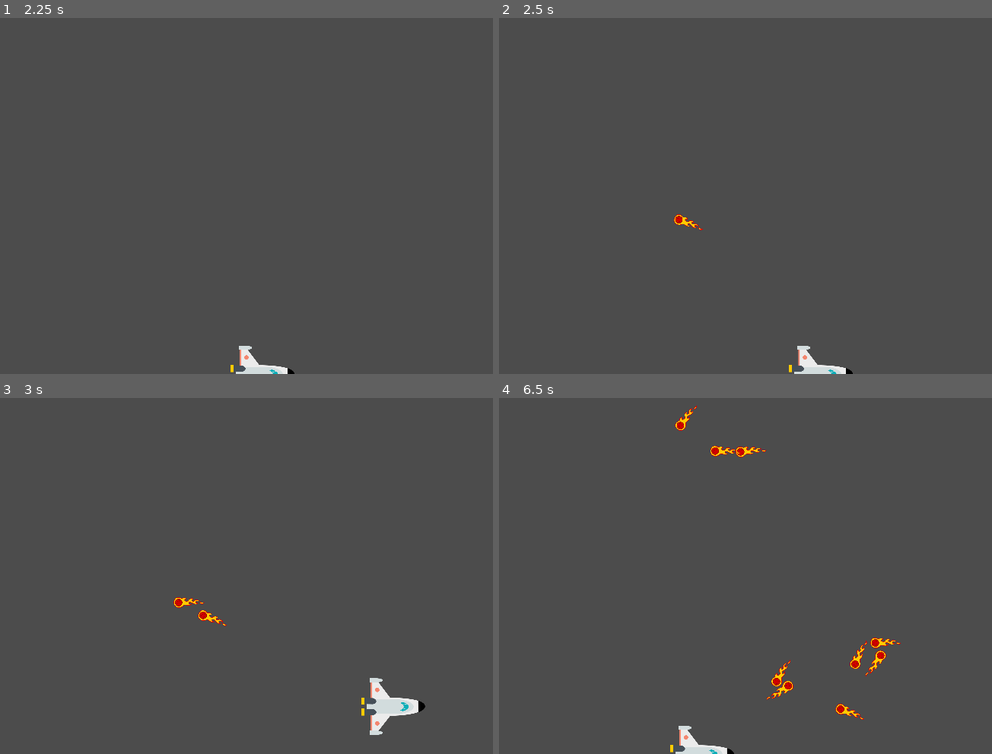
Above: before the commit, frames 1-4 (two rows, left to right).
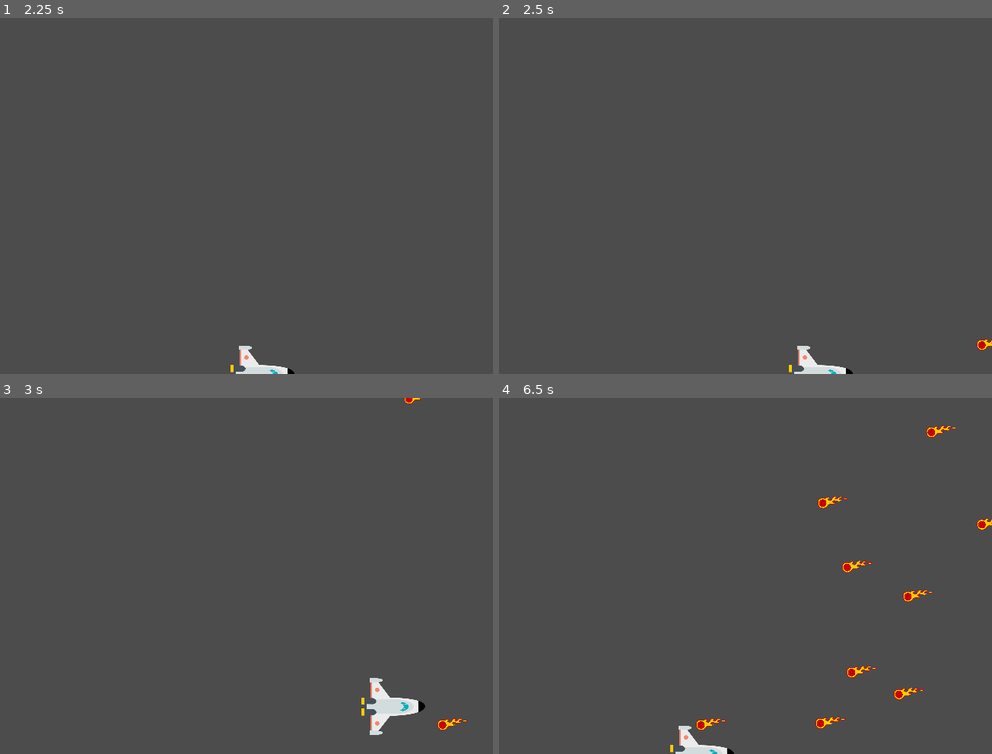
Above: after the commit, the same moments.

Repository: ant003/Space-Learning
Game: Godot game, scene res://scenes/Main.tscn
Two runs of this game, one before a commit and one after it. Both use one fixed random seed, a clock stepped at 60 frames per second and the inputs below.
Inputs:
- Up to frame 1 (2.25 s): tap Enter at 0.5 s; hold Right (ui_right) 0.53-1.28 s; hold Down (ui_down) 1.28-2.03 s; hold Right (ui_right) from 2.03 s (still down)
- Up to frame 2 (2.5 s): keep holding Right (ui_right)
- Up to frame 3 (3 s): release Right (ui_right) at 2.78 s; hold Up (ui_up) from 2.78 s (still down)
- Up to frame 4 (6.5 s): release Up (ui_up) at 3.53 s; hold Left (ui_left) 3.53-5.03 s; hold Down (ui_down) 5.03-5.78 s; hold Right (ui_right) from 5.78 s (still down)

Frame 1 is identical in both runs. In frame 2, 0.2% of the frame differs, in the area x 35-100%, y 55-94%; in frame 3, 0.3%; in frame 4, 1.7%, in the area x 35-100%, y 2-94%.

Commit message:
the meteor spawning was fixed and now the meteor sprite always aims to the front

Diff:
--- a/scenes/Main.tscn
+++ b/scenes/Main.tscn
@@ -6,7 +6,7 @@
 
 [sub_resource type="Curve2D" id=1]
 _data = {
-"points": PoolVector2Array( 0, 0, 0, 0, 1024, 0, 0, 0, 0, 0, 1024, 600, 0, 0, 0, 0, 512, 600, 0, 0, 0, 0, 512, 0 )
+"points": PoolVector2Array( 0, 0, 0, 0, 768, 0, 0, 0, 0, 0, 1024, 0, 0, 0, 0, 0, 1024, 600, 0, 0, 0, 0, 768, 600 )
 }
 
 [node name="Main" type="Node"]
@@ -29,7 +29,8 @@
 curve = SubResource( 1 )
 
 [node name="MobSpawnLocation" type="PathFollow2D" parent="MobPath"]
-position = Vector2( 512, 0 )
+position = Vector2( 1024, 0 )
+rotation = 1.57083
 
 [connection signal="hit" from="Player" to="." method="gamer_over"]
 [connection signal="timeout" from="MobTimer" to="." method="_on_MobTimer_timeout"]
--- a/scripts/Main.gd
+++ b/scripts/Main.gd
@@ -39,8 +39,8 @@
 	# Set the mob's position to a random location.
 	mob.position = $MobPath/MobSpawnLocation.position
 	# Add some randomness to the direction.
-	direction += rand_range(-PI / 4, PI / 4)
-	mob.rotation = direction
+#	direction += rand_range(-PI / 4, PI / 4)
+#	mob.rotation = direction
 	# Set the velocity (speed & direction).
 	mob.linear_velocity = Vector2(rand_range(mob.min_speed, mob.max_speed), 0)
 	mob.linear_velocity = mob.linear_velocity.rotated(direction)
